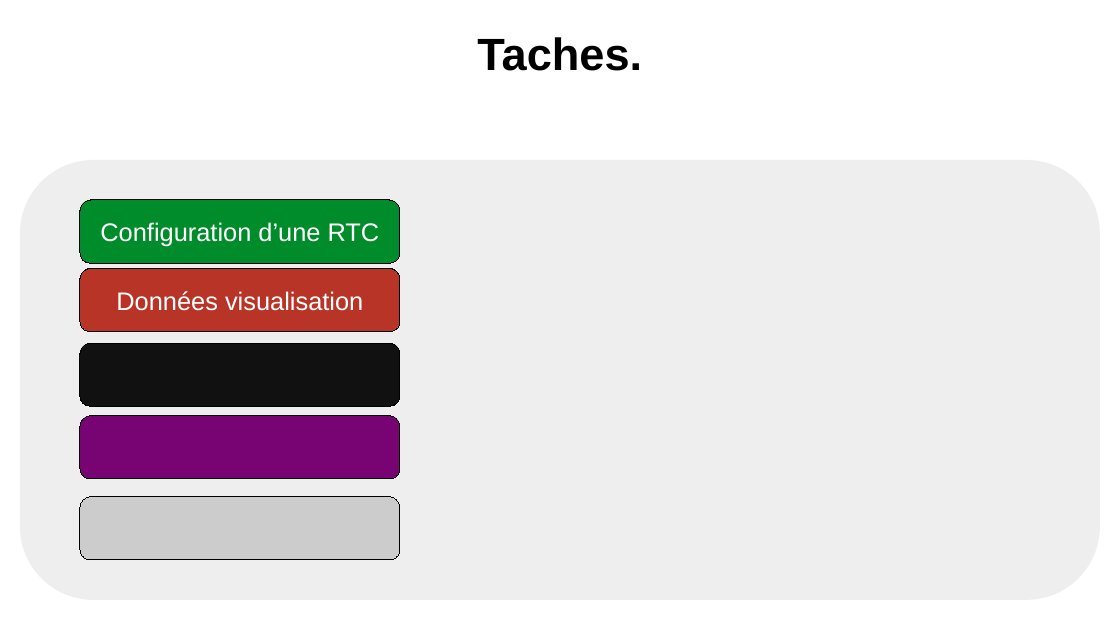
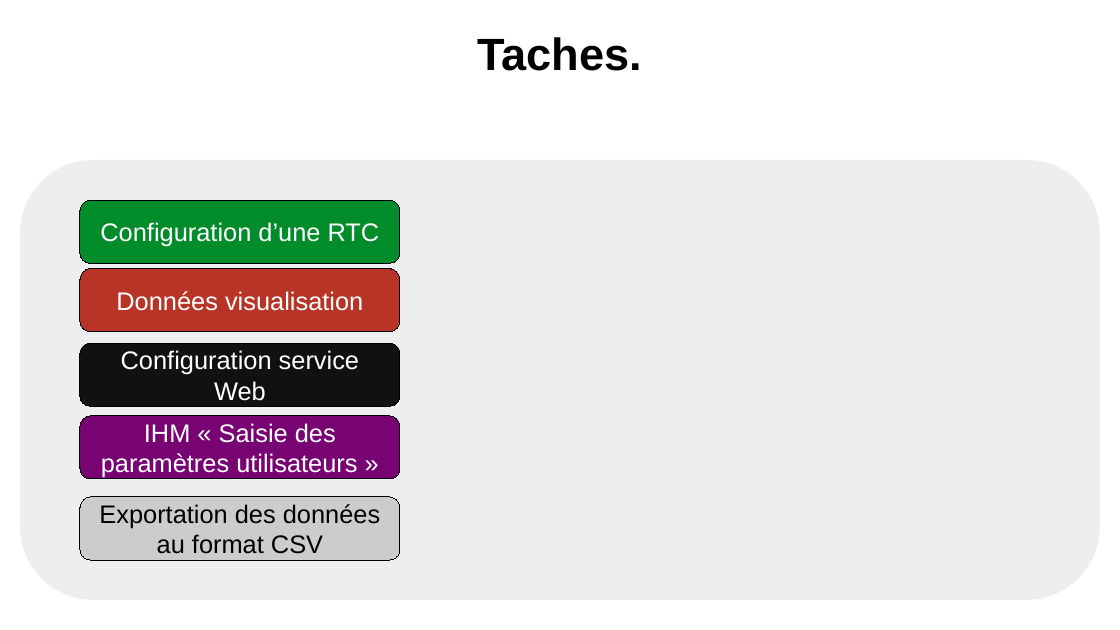
Before and after one commit to Sauvage89/sechoir-houblon, a slide deck: slide 20 of doc/diaporama/revu2/revu2_sauvage.odp. Drawn at 1120x630 pixels with LibreOffice and Linux fonts; fonts in the diff are those of the drawing. Boxes give left, top, right and bottom in pixels: in the first picture for what was removed or moved away, otherwise in the second. Text is boxed around its words. In the diff, an @@ line names an element or a change of style, - is before the commit and + after.

```diff
--- a/doc/diaporama/revu2/revu2_sauvage.odp
+++ b/doc/diaporama/revu2/revu2_sauvage.odp
@@ text in rounded rectangle at [121, 350, 359, 401]: text added @@
+Configuration service Web
@@ text in rounded rectangle at [101, 423, 357, 478]: text added @@
+IHM « Saisie des paramètres utilisateurs »
@@ text in rounded rectangle at [99, 504, 380, 554]: text added @@
+Exportation des données au format CSV
```
Also in this commit, not shown: 11 other slides changed, 2 slides removed, 1 other file.
